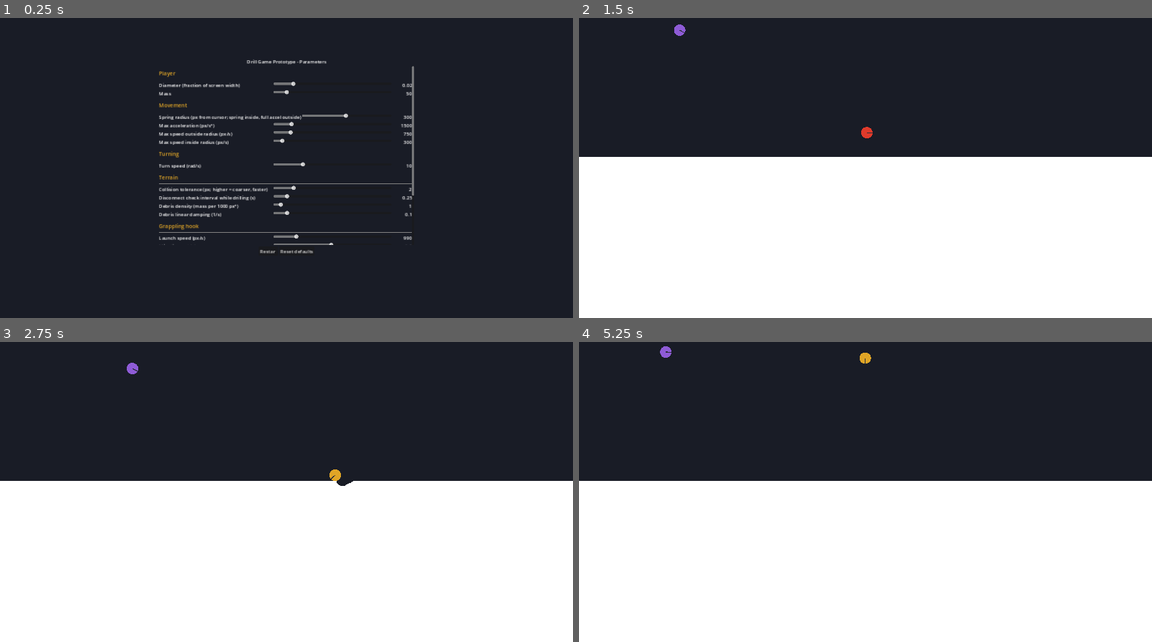
Above: before the commit, frames 1-4 (two rows, left to right).
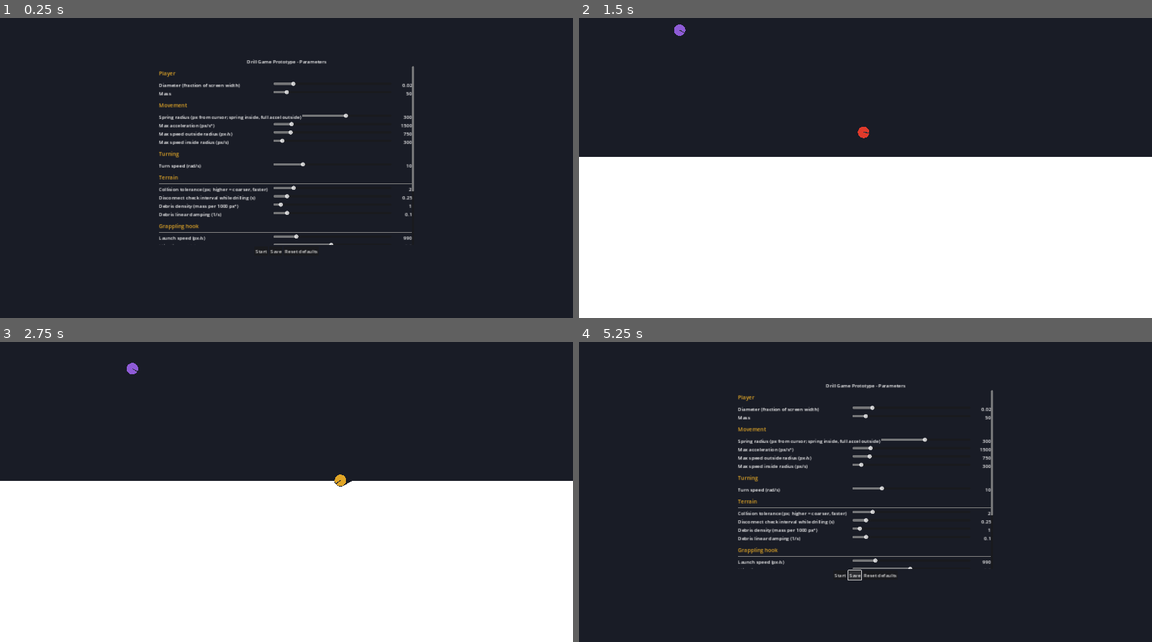
Above: after the commit, the same moments.

Repository: ooooonnnnn/Drill-Game-Prototypes
Game: Godot game, scene res://scenes/menu.tscn
Same seed, same stepped clock (60 frames per second), same inputs: the game is played once before the commit and once after it.
Inputs (mouse positions are in pixels of both pictures, inside the frame that each line leads up to):
- Up to frame 1 (0.25 s): no input
- Up to frame 2 (1.5 s): click "Restart" (after the commit: "Start") at 0.5 s; move the mouse to (991, 141) at 1.27 s; click (991, 141) at 1.42 s
- Up to frame 3 (2.75 s): drag from (171, 498) to (257, 546) at 2.02 s
- Up to frame 4 (5.25 s): move the mouse to (922, 411) at 2.77 s; click (922, 411) at 2.92 s; drag from (836, 546) to (693, 432) at 3.52 s; move the mouse to (1037, 528) at 4.27 s; click (1037, 528) at 4.42 s; tap Escape (ui_cancel) at 4.9 s; click (854, 576) at 5 s, where only the run after the commit has a clickable "Save"

The runs differ from the first frame. In frame 1, less than 0.1% of the frame differs, in the area x 44-73%, y 57-79%; in frame 2, less than 0.1%; in frame 3, 0.1%; in frame 4, 55%, in the area x 0-100%, y 1-100%.

Commit message:
Enemy breaks on hard impacts; impulse HUD; save settings in menu
- Measure collision impulses on floating bodies; the enemy is destroyed
  when one exceeds the new enemy_break_impulse param.
- Show the impulse of the enemy's latest hit at the bottom of the screen.
- Menu: "Restart" renamed to "Start", new "Save" button persists params
  to user://settings.cfg, loaded on launch.

Co-Authored-By: Claude Opus 5.5 (1M context) <noreply@anthropic.com>

Diff:
--- a/scenes/game.tscn
+++ b/scenes/game.tscn
@@ -15,3 +15,20 @@
 
 [node name="Enemy" parent="." node_paths=PackedStringArray("player") instance=ExtResource("4")]
 player = NodePath("../Player")
+
+[node name="Hud" type="CanvasLayer" parent="."]
+
+[node name="ImpulseLabel" type="Label" parent="Hud"]
+anchors_preset = 12
+anchor_top = 1.0
+anchor_right = 1.0
+anchor_bottom = 1.0
+offset_top = -40.0
+grow_horizontal = 2
+grow_vertical = 0
+horizontal_alignment = 1
+theme_override_colors/font_color = Color(0.1, 0.11, 0.15, 1)
+theme_override_colors/font_outline_color = Color(1, 1, 1, 1)
+theme_override_constants/outline_size = 6
+theme_override_font_sizes/font_size = 24
+vertical_alignment = 1
--- a/scenes/menu.tscn
+++ b/scenes/menu.tscn
@@ -40,9 +40,13 @@
 layout_mode = 2
 alignment = 1
 
-[node name="Restart" type="Button" parent="Center/VBox/Buttons"]
+[node name="Start" type="Button" parent="Center/VBox/Buttons"]
 layout_mode = 2
-text = "Restart"
+text = "Start"
+
+[node name="Save" type="Button" parent="Center/VBox/Buttons"]
+layout_mode = 2
+text = "Save"
 
 [node name="Defaults" type="Button" parent="Center/VBox/Buttons"]
 layout_mode = 2
--- a/scripts/enemy.gd
+++ b/scripts/enemy.gd
@@ -3,8 +3,12 @@
 ## Params.enemy_max_accel, its speed limited by linear friction to
 ## Params.enemy_max_speed (like the player outside its spring radius). When it
 ## touches the player, an impulse along the line between them sets them
-## separating at Params.enemy_knockback, split between the two by mass.
+## separating at Params.enemy_knockback, split between the two by mass. A
+## collision whose impulse on it exceeds Params.enemy_break_impulse destroys it.
 
+signal impacted(impulse: float) ## a collision gave it at least MIN_REPORTED_IMPULSE
+
+const MIN_REPORTED_IMPULSE := 1000.0 ## ignores the small per-frame impulses of resting contact
 const BODY_COLOR := Color("8e5bd6")
 const START_POSITION_FRACTION := Vector2(0.15, 0.1) ## spawn point as a fraction of the screen
 
@@ -22,6 +26,13 @@
 
 func body_color() -> Color:
 	return BODY_COLOR
+
+
+func _felt_impact(impulse: float) -> void:
+	if impulse >= MIN_REPORTED_IMPULSE:
+		impacted.emit(impulse)
+	if impulse > Params.enemy_break_impulse:
+		queue_free()
 
 
 func _physics_process(delta: float) -> void:
--- a/scripts/floating_body.gd
+++ b/scripts/floating_body.gd
@@ -37,6 +37,12 @@
 	pass
 
 
+## Called with the size of the impulse (mass * change in velocity) a collision
+## gave this body. Overridden by subclasses.
+func _felt_impact(_impulse: float) -> void:
+	pass
+
+
 func _apply_size() -> void:
 	radius = get_viewport_rect().size.x * Params.size_fraction / 2.0
 	(shape.shape as CircleShape2D).radius = radius
@@ -65,13 +71,19 @@
 			return
 		var normal := collision.get_normal()
 		var collider := collision.get_collider()
+		var other := collider as FloatingBody
+		var velocity_before := velocity
+		var other_velocity_before := other.velocity if other != null else Vector2.ZERO
 		if collider is RigidBody2D:
 			_push_debris(collider, collision)
 		else:
 			velocity = velocity.slide(normal)
-			if collider is FloatingBody:
-				_bumped(collider)
-				collider._bumped(self)
+			if other != null:
+				_bumped(other)
+				other._bumped(self)
+		if other != null:
+			other._felt_impact(other.get_mass() * (other.velocity - other_velocity_before).length())
+		_felt_impact(get_mass() * (velocity - velocity_before).length())
 		motion = collision.get_remainder().slide(normal)
 		if motion.length_squared() < 0.0001:
 			return
--- a/scripts/game.gd
+++ b/scripts/game.gd
@@ -1,5 +1,21 @@
 extends Node2D
-## Game scene. Esc returns to the parameter menu.
+## Game scene. Esc returns to the parameter menu. The bottom of the screen shows
+## the impulse of the enemy's latest hit.
+
+const Enemy := preload("res://scripts/enemy.gd")
+
+@onready var enemy: Enemy = $Enemy
+@onready var impulse_label: Label = $Hud/ImpulseLabel
+
+
+func _ready() -> void:
+	enemy.impacted.connect(_on_enemy_impacted)
+
+
+func _on_enemy_impacted(impulse: float) -> void:
+	var result := "destroyed" if impulse > Params.enemy_break_impulse else "survived"
+	impulse_label.text = "Enemy hit: impulse %.0f / break at %.0f (%s)" \
+			% [impulse, Params.enemy_break_impulse, result]
 
 
 func _unhandled_input(event: InputEvent) -> void:
--- a/scripts/menu.gd
+++ b/scripts/menu.gd
@@ -1,7 +1,8 @@
 extends Control
 ## Parameter menu screen: sliders grouped by Params.CATEGORIES, in a vertically
 ## scrolling list.
-## "Restart" opens the game scene with the current parameters.
+## "Start" opens the game scene with the current parameters; "Save" keeps them
+## for the next launch.
 
 const GAME_SCENE := "res://scenes/game.tscn"
 const LABEL_WIDTH := 380
@@ -10,7 +11,8 @@
 const HEADER_COLOR := Color("e0a526")
 
 @onready var rows: VBoxContainer = $Center/VBox/Scroll/Rows
-@onready var restart_button: Button = $Center/VBox/Buttons/Restart
+@onready var start_button: Button = $Center/VBox/Buttons/Start
+@onready var save_button: Button = $Center/VBox/Buttons/Save
 @onready var defaults_button: Button = $Center/VBox/Buttons/Defaults
 
 var _sliders := {}
@@ -21,7 +23,8 @@
 		_add_header(category[0])
 		for key in category[1]:
 			_add_row(key)
-	restart_button.pressed.connect(func(): get_tree().change_scene_to_file(GAME_SCENE))
+	start_button.pressed.connect(func(): get_tree().change_scene_to_file(GAME_SCENE))
+	save_button.pressed.connect(Params.save_settings)
 	defaults_button.pressed.connect(_on_defaults)
 
 
--- a/scripts/params.gd
+++ b/scripts/params.gd
@@ -1,7 +1,11 @@
 extends Node
-## Autoload "Params": tweakable values shared by the game and the menu.
+## Autoload "Params": tweakable values shared by the game and the menu. Values
+## saved with save_settings() are loaded again on the next launch.
 
 signal changed
+
+const SETTINGS_PATH := "user://settings.cfg"
+const SETTINGS_SECTION := "params"
 
 # name -> [default, min, max, step, label]
 const DEFS := {
@@ -24,6 +28,7 @@
 	"enemy_max_accel": [200.0, 10.0, 10000.0, 10.0, "Max acceleration (px/s²)"],
 	"enemy_max_speed": [100.0, 10.0, 500.0, 10.0, "Max speed (px/s)"],
 	"enemy_knockback": [800.0, 0.0, 5000.0, 10.0, "Knockback (separation speed on contact, px/s)"],
+	"enemy_break_impulse": [30000.0, 0.0, 200000.0, 500.0, "Break impulse (collision impulse that destroys it, mass·px/s)"],
 }
 
 # Menu sections, in display order: [title, [keys...]]
@@ -33,7 +38,7 @@
 	["Turning", ["turn_speed"]],
 	["Terrain", ["collision_tolerance", "split_interval", "debris_density", "debris_linear_damp"]],
 	["Grappling hook", ["hook_launch_speed", "hook_timeout", "hook_retract_speed", "hook_reel_speed"]],
-	["Enemy", ["enemy_mass", "enemy_max_accel", "enemy_max_speed", "enemy_knockback"]],
+	["Enemy", ["enemy_mass", "enemy_max_accel", "enemy_max_speed", "enemy_knockback", "enemy_break_impulse"]],
 ]
 
 var size_fraction: float
@@ -55,10 +60,12 @@
 var enemy_max_accel: float
 var enemy_max_speed: float
 var enemy_knockback: float
+var enemy_break_impulse: float
 
 
 func _init() -> void:
 	reset_defaults()
+	_load_settings()
 
 
 func reset_defaults() -> void:
@@ -70,3 +77,21 @@
 func set_param(key: String, value: float) -> void:
 	set(key, value)
 	changed.emit()
+
+
+func save_settings() -> void:
+	var config := ConfigFile.new()
+	for key in DEFS:
+		config.set_value(SETTINGS_SECTION, key, get(key))
+	config.save(SETTINGS_PATH)
+
+
+## Keys no longer in DEFS are ignored, and missing ones keep their defaults.
+func _load_settings() -> void:
+	var config := ConfigFile.new()
+	if config.load(SETTINGS_PATH) != OK:
+		return
+	for key in DEFS:
+		if config.has_section_key(SETTINGS_SECTION, key):
+			set(key, float(config.get_value(SETTINGS_SECTION, key)))
+	changed.emit()
